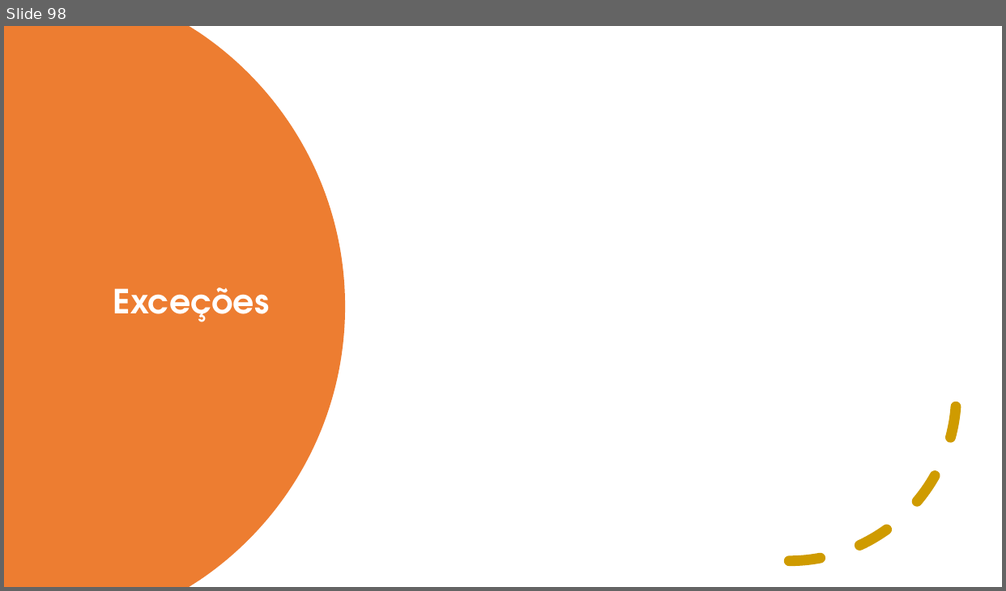
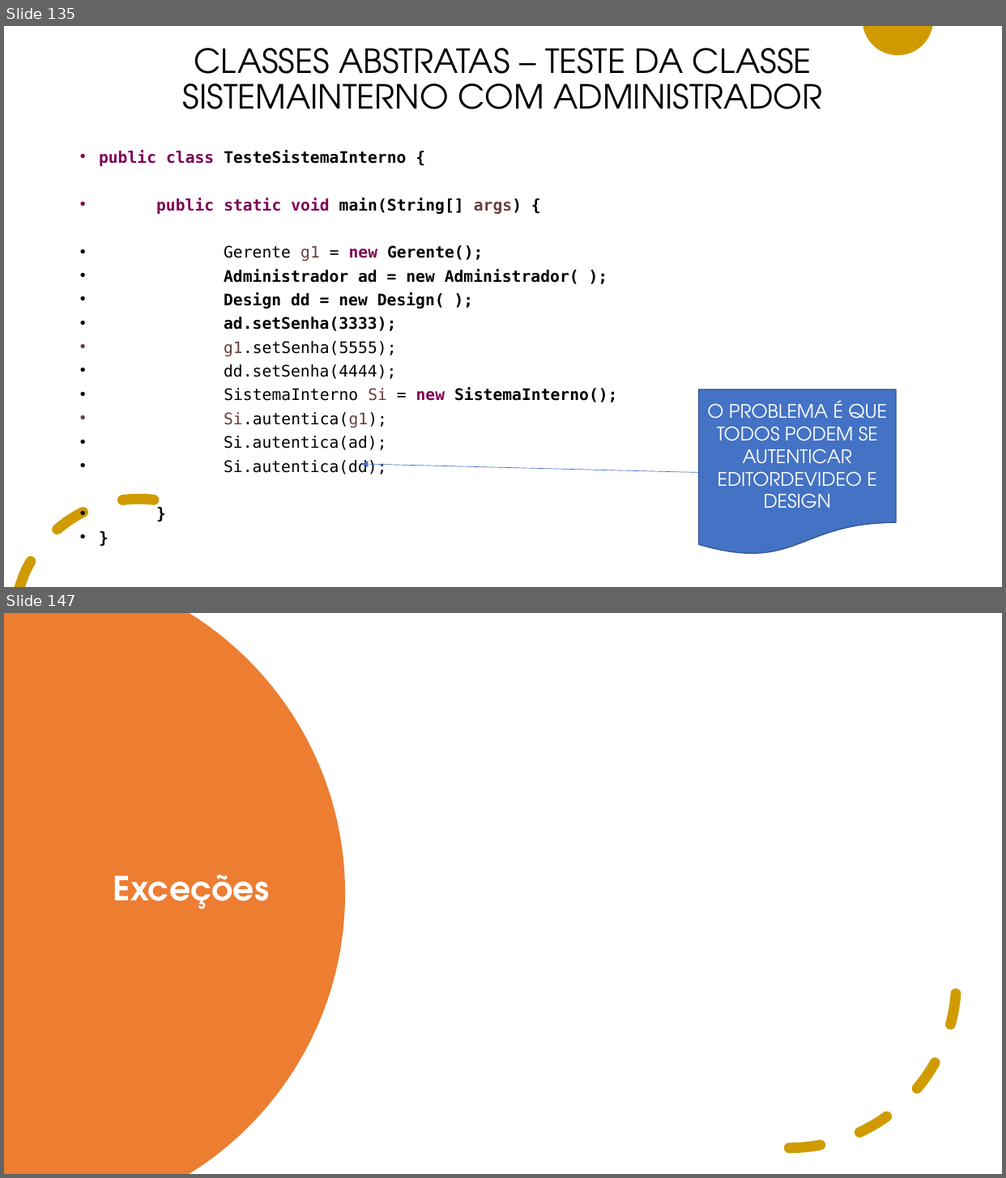
Before and after one commit to adilsonlopesoracle/ProgramacaoAvancada_Olinda, a slide deck: PROGRAMACAO_AVANCADA.pptx. Shown one above the other, each under a label of ours: slide 98 before the commit, slides 135 and 147 after it; the slides between them are not shown. The pictures are 1006x591 and 1006x1178 pixels, drawn with LibreOffice and Linux fonts; fonts in the diff are those of the drawing. Boxes give left, top, right and bottom in pixels: in the first picture for what was removed or moved away, otherwise in the second. Text is boxed around its words. In the diff, an @@ line names an element or a change of style, - is before the commit and + after.

```diff
--- a/PROGRAMACAO_AVANCADA.pptx
+++ b/PROGRAMACAO_AVANCADA.pptx
@@ slide 135 added at [4, 26, 1002, 587], background #FFFFFF; not listed: 2 template elements that a slide beside it also shows @@
@@ title added at [183, 48, 822, 109], 32 pt, text #000000 @@
+CLASSES ABSTRATAS – TESTE DA CLASSE SISTEMAINTERNO COM ADMINISTRADOR
@@ text added at [99, 150, 617, 475], 15.3 pt, text #000000, bold @@
+• public class TesteSistemaInterno {
+• public static void main(String[] args) {
+• Gerente g1 = new Gerente();
+• Administrador ad = new Administrador( );
+• Design dd = new Design( );
+• ad.setSenha(3333);
+• g1.setSenha(5555);
+• dd.setSenha(4444);
+• SistemaInterno Si = new SistemaInterno();
+• Si.autentica(g1);
+• Si.autentica(ad);
+• Si.autentica(dd);
+• }
+• }
@@ flow chart document added at [699, 390, 897, 556], fill #4472C4, outline #325491 1 pt, 18 pt, text #FFFFFF @@
+O PROBLEMA É QUE TODOS PODEM SE AUTENTICAR EDITORDEVIDEO E DESIGN
@@ arrow added from (699, 473) to (362, 464), #4472C4 0.5 pt @@
@@ what was slide 98 is now slide 147 @@
```
Also in this commit, not shown: 48 other slides added.
